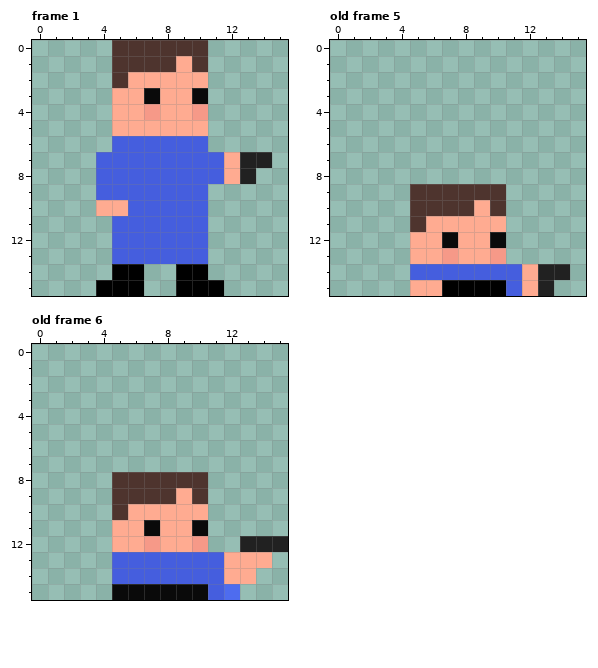
File history of a pixel-art file, Assets/Sprites/Sam/sam.ase. Above, as it was before the edit.
16x16 pixels, 13 frames. Shown: frame 1, old frame 5, old frame 6. The commit also changed other frames, which this record leaves out.
The same view after the edit:
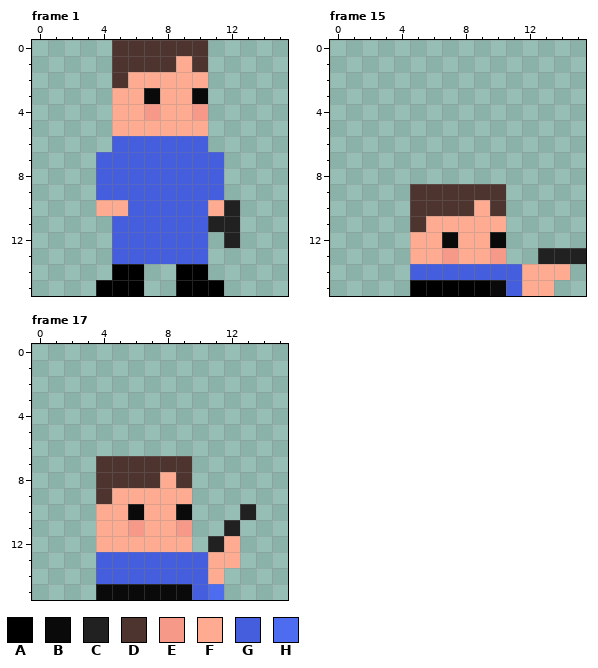
Palette (. is transparent): A #000000  B #0a0a0a  C #212121  D #4e342e  E #f69988  F #ffab91  G #455ede  H #4e6cef
A new or re-ordered frame is compared with the old frame closest to it.
Change:
frames 13 -> 25
--- frame 1
@@ x 9..15 @@
  6 GG.....
- 7 GGGFCC.
- 8 GGGFC..
- 9 GG.....
-10 GG.....
-11 GG.....
-12 GG.....
+ 7 GGG....
+ 8 GGG....
+ 9 GGG....
+10 GGFC...
+11 GGCC...
+12 GG.C...
 13 GG.....
--- frame 15 is new; against old frame 5
@@ x 0..15 @@
 12 .....FFBFFB.....
-13 .....FFEFFE.....
-14 .....GGGGGGGFCC.
-15 .....FFAAAAGFC..
+13 .....FFEFFE..CCC
+14 .....GGGGGGGFFF.
+15 .....AAAAABGFF..
--- frame 17 is new; against old frame 6
@@ x 0..15 @@
  6 ................
- 7 ................
- 8 .....DDDDDD.....
- 9 .....DDDDFD.....
-10 .....DFFFFF.....
-11 .....FFBFFB.....
-12 .....FFEFFE..CCC
-13 .....GGGGGGGFFF.
-14 .....GGGGGGGFF..
-15 .....BBBBBBGH...
+ 7 ....DDDDDD......
+ 8 ....DDDDFD......
+ 9 ....DFFFFF......
+10 ....FFBFFB...C..
+11 ....FFEFFE..C...
+12 ....FFFFFF.CF...
+13 ....GGGGGGGFF...
+14 ....GGGGGGGF....
+15 ....BBBBBBGH....
Boxes around the changes in both pictures, in picture pixels (x1, y1, x2, y2):
changed: (208, 152, 272, 248)
changed: (410, 248, 586, 296)
changed: (96, 456, 288, 600)
